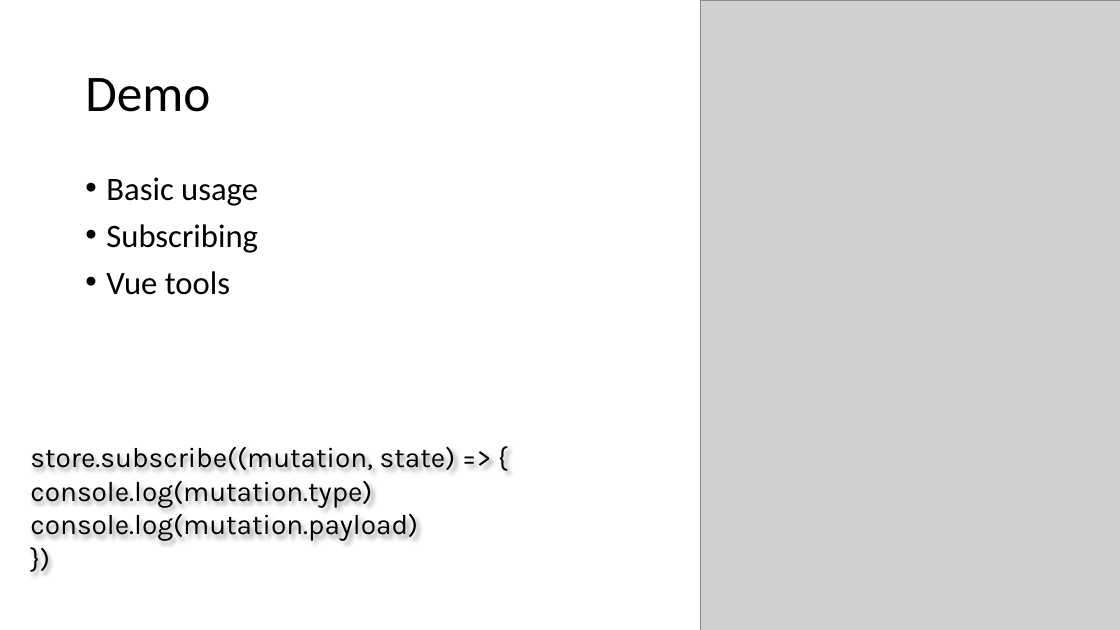
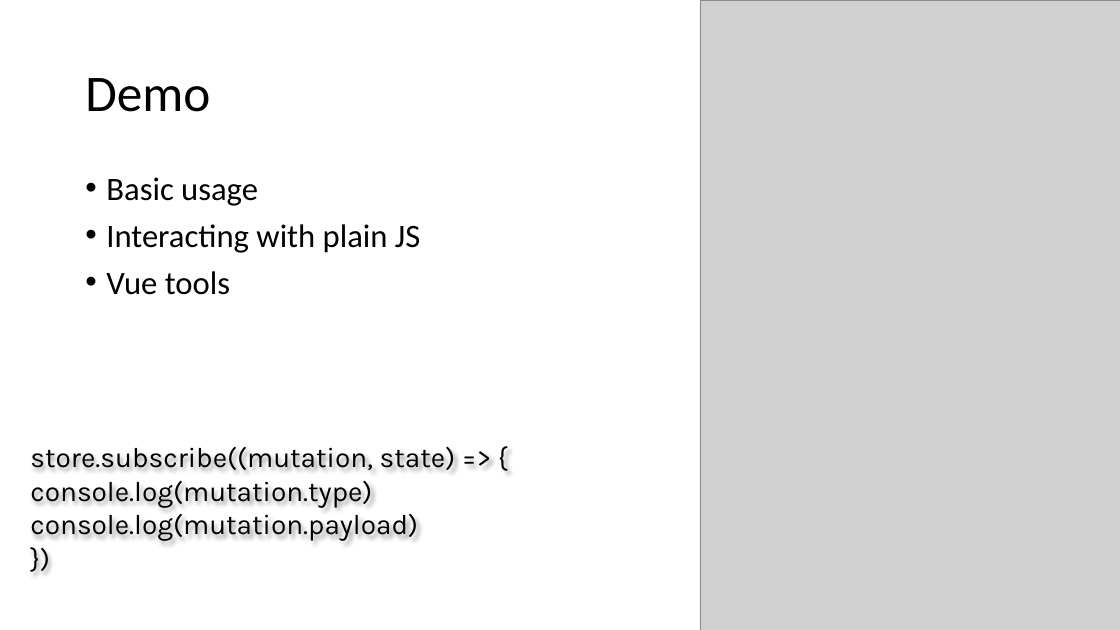
Before and after one commit to DarynHolmes/vue-vuex-interop, a slide deck: slide 28 of slides/Vue.pptx (slide 20 before the commit). Drawn at 1120x630 pixels with LibreOffice and Linux fonts; fonts in the diff are those of the drawing; grey boxes stand for pictures. Boxes give left, top, right and bottom in pixels: in the first picture for what was removed or moved away, otherwise in the second. Text is boxed around its words. In the diff, an @@ line names an element or a change of style, - is before the commit and + after.

```diff
--- a/slides/Vue.pptx
+++ b/slides/Vue.pptx
@@ text at [106,224,420,253]: text changed @@
-• Subscribing
+• Interacting with plain JS
```
Also in this commit, not shown: 14 other slides changed, 11 slides added, 3 slides removed, 2 other files.
